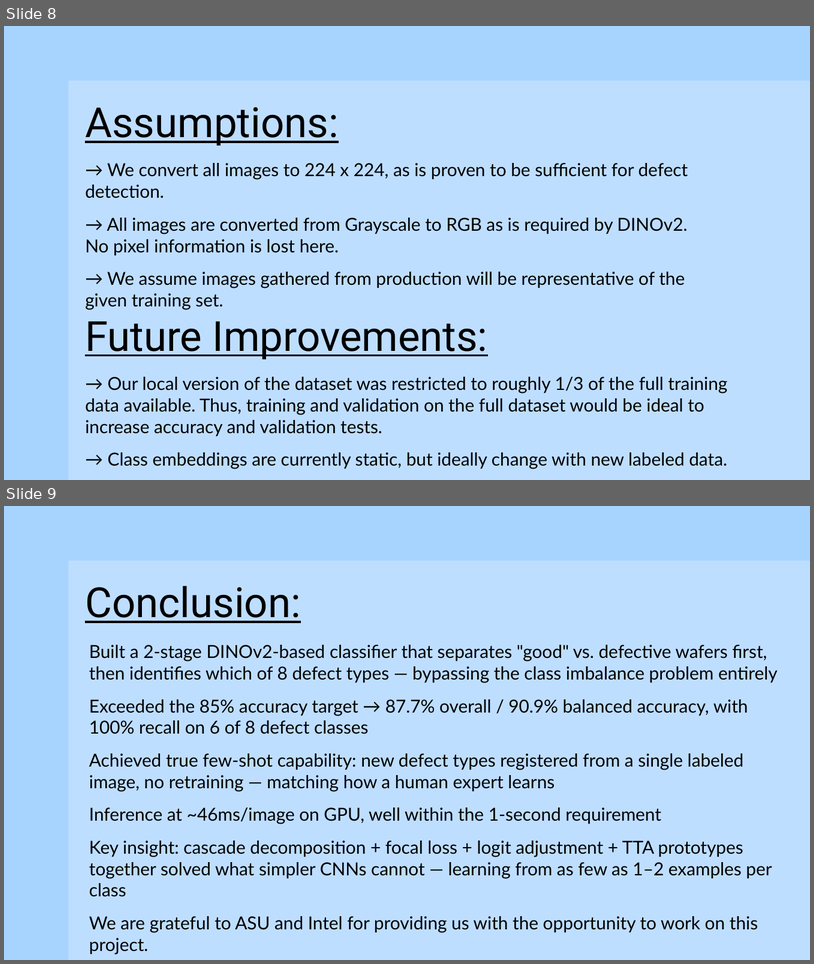
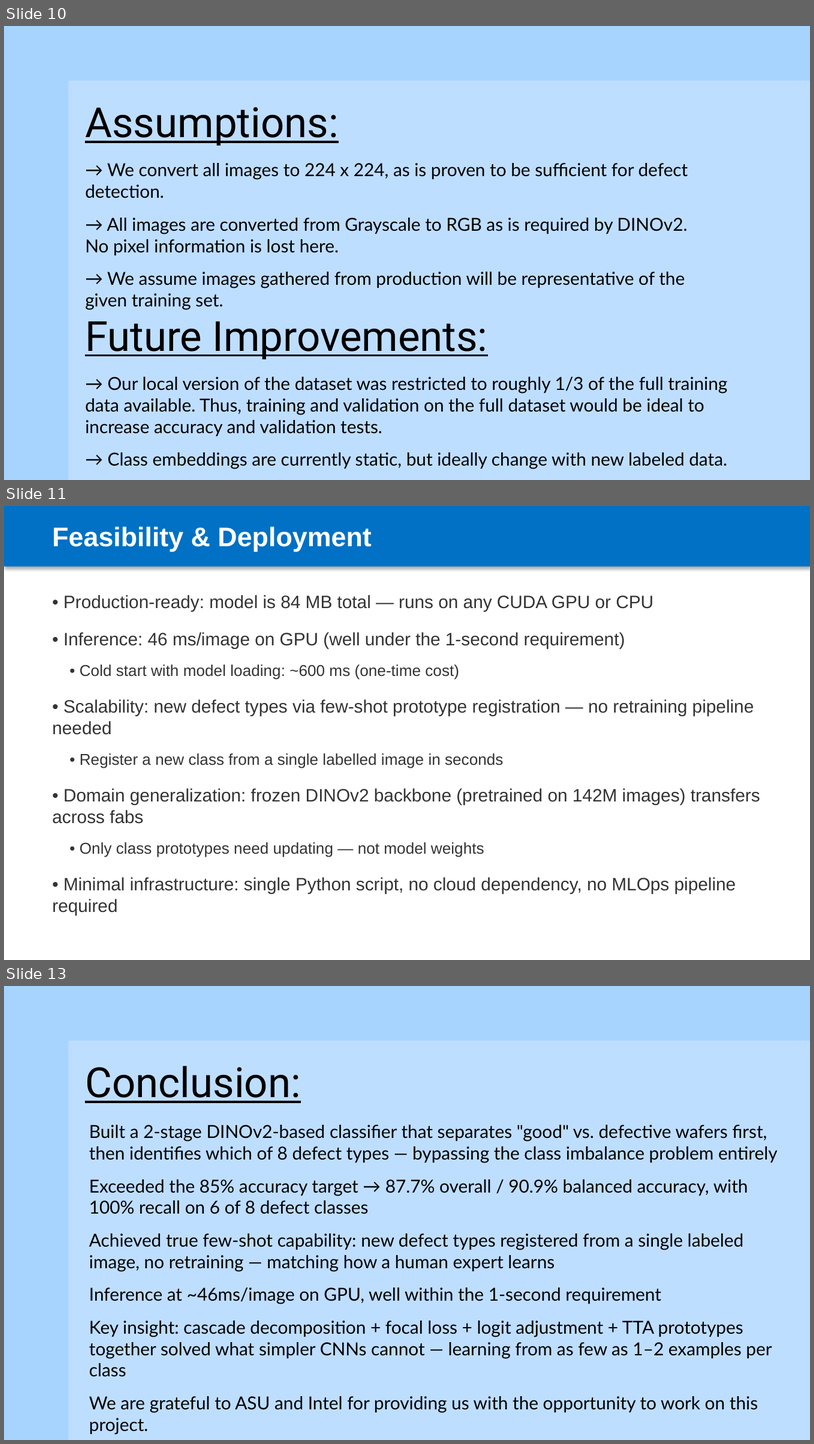
Before and after one commit to hitheshrai/Semiconductor-challenge, a slide deck: presentation/ProblemA_Photonator.pptx. Shown one above the other, each under a label of ours: slides 8 and 9 before the commit, slides 10, 11 and 13 after it; the slides between them are not shown. The pictures are 814x964 and 814x1444 pixels, drawn with LibreOffice and Linux fonts; fonts in the diff are those of the drawing. Boxes give left, top, right and bottom in pixels: in the first picture for what was removed or moved away, otherwise in the second. Text is boxed around its words. In the diff, an @@ line names an element or a change of style, - is before the commit and + after.

Commit message:
Update ProblemA_Photonator.pptx with analysis, feasibility, and impact slides

```diff
--- a/presentation/ProblemA_Photonator.pptx
+++ b/presentation/ProblemA_Photonator.pptx
@@ slide 11 added at [4,506,810,960], background #FFFFFF @@
@@ rectangle added at [4,506,810,567], fill #0071C5 @@
@@ text added at [52,526,371,552], 24 pt, text #FFFFFF, bold @@
+Feasibility & Deployment
@@ text added at [52,595,761,915], 16 pt, text #333333 @@
+• Production-ready: model is 84 MB total — runs on any CUDA GPU or CPU
+• Inference: 46 ms/image on GPU (well under the 1-second requirement)
+• Cold start with model loading: ~600 ms (one-time cost)
+• Scalability: new defect types via few-shot prototype registration — no retraining pipeline needed
+• Register a new class from a single labelled image in seconds
+• Domain generalization: frozen DINOv2 backbone (pretrained on 142M images) transfers across fabs
+• Only class prototypes need updating — not model weights
+• Minimal infrastructure: single Python script, no cloud dependency, no MLOps pipeline required
@@ what was slide 8 is now slide 10 @@
@@ what was slide 9 is now slide 13 @@
```
Also in this commit, not shown: 3 other slides added.
